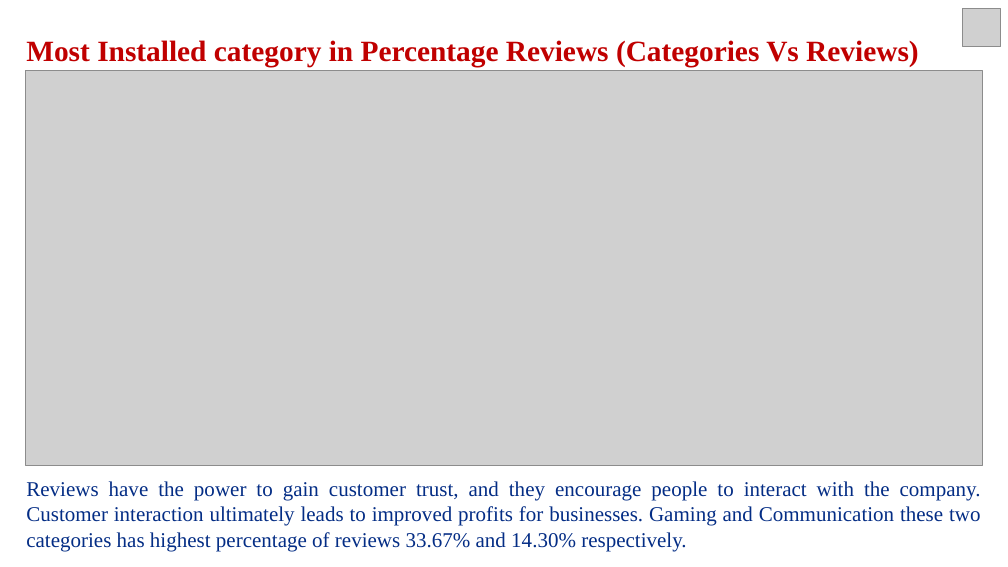
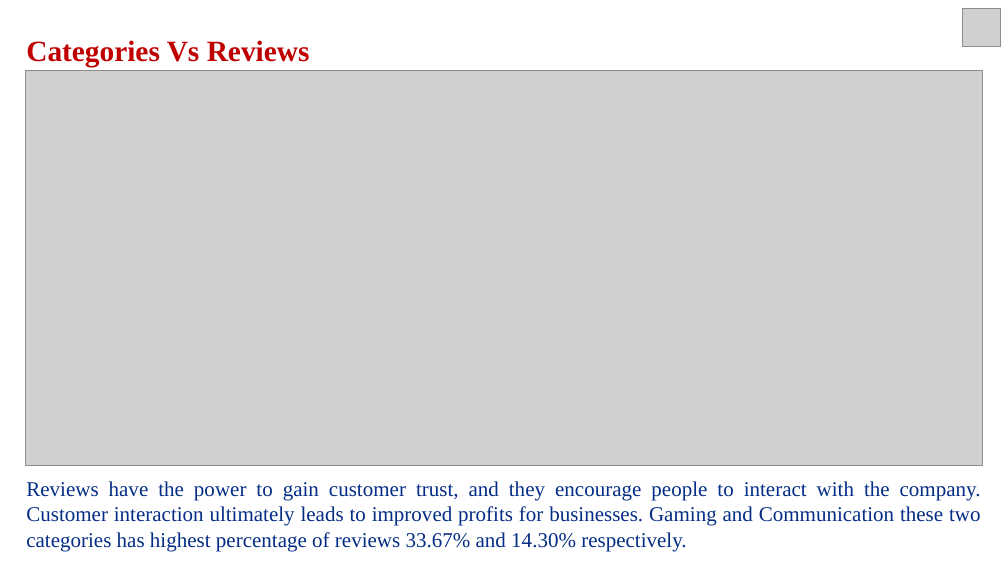
Before and after one commit to vivek16pawar/EDA-CAPSTONE, a slide deck: slide 12 of EDA_Presentation.pptx (slide 11 before the commit). Drawn at 1008x567 pixels with LibreOffice and Linux fonts; fonts in the diff are those of the drawing; grey boxes stand for pictures. Boxes give left, top, right and bottom in pixels: in the first picture for what was removed or moved away, otherwise in the second. Text is boxed around its words. In the diff, an @@ line names an element or a change of style, - is before the commit and + after.

```diff
--- a/EDA_Presentation.pptx
+++ b/EDA_Presentation.pptx
@@ text at bbox=[26, 40, 310, 67]: text changed @@
-Most Installed category in Percentage Reviews (Categories Vs Reviews)
+Categories Vs Reviews
```
Also in this commit, not shown: 11 other slides changed, 1 slide added.
